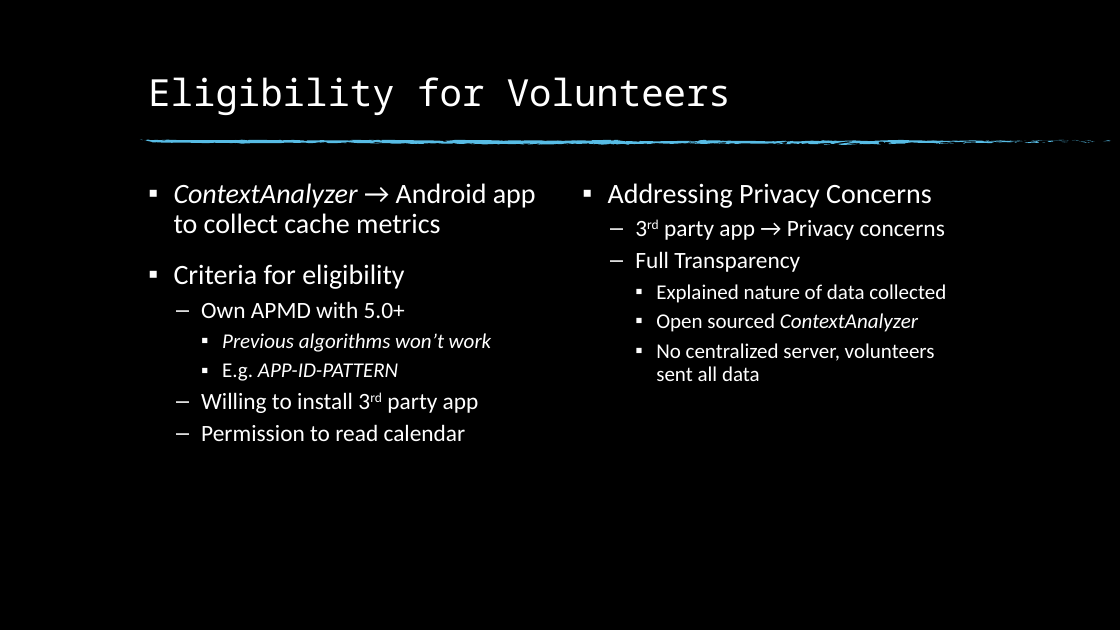
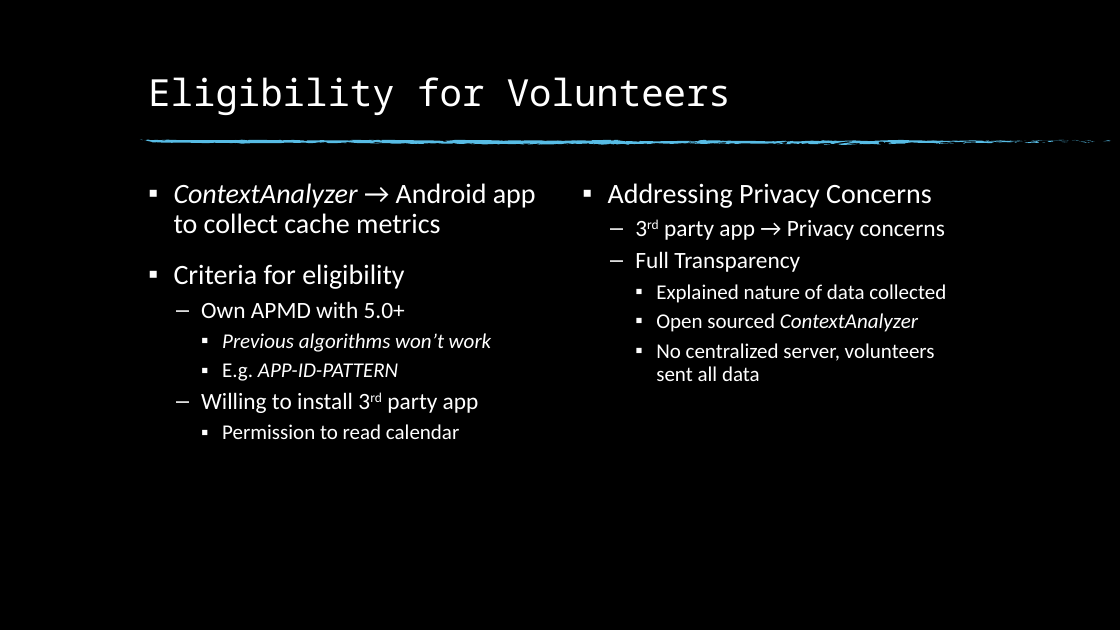
Before and after one commit to Buzz-Lightyear/ThesisDocuments, a slide deck: slide 26 of Thesis Presentation v2.0.pptx. Drawn at 1120x630 pixels with LibreOffice and Linux fonts; fonts in the diff are those of the drawing; background and template pictures are left out. Boxes give left, top, right and bottom in pixels: in the first picture for what was removed or moved away, otherwise in the second. Text is boxed around its words. In the diff, an @@ line names an element or a change of style, - is before the commit and + after.

```diff
--- a/Thesis Presentation v2.0.pptx
+++ b/Thesis Presentation v2.0.pptx
@@ text at (x1=222, y1=424, x2=459, y2=439): size 20 to 18 pt in "Permission to read calendar"; bullet – to ▪; list level 2 to 3 in "Permission to read calendar" @@
```
Also in this commit, not shown: 2 other slides changed, 4 other files.
